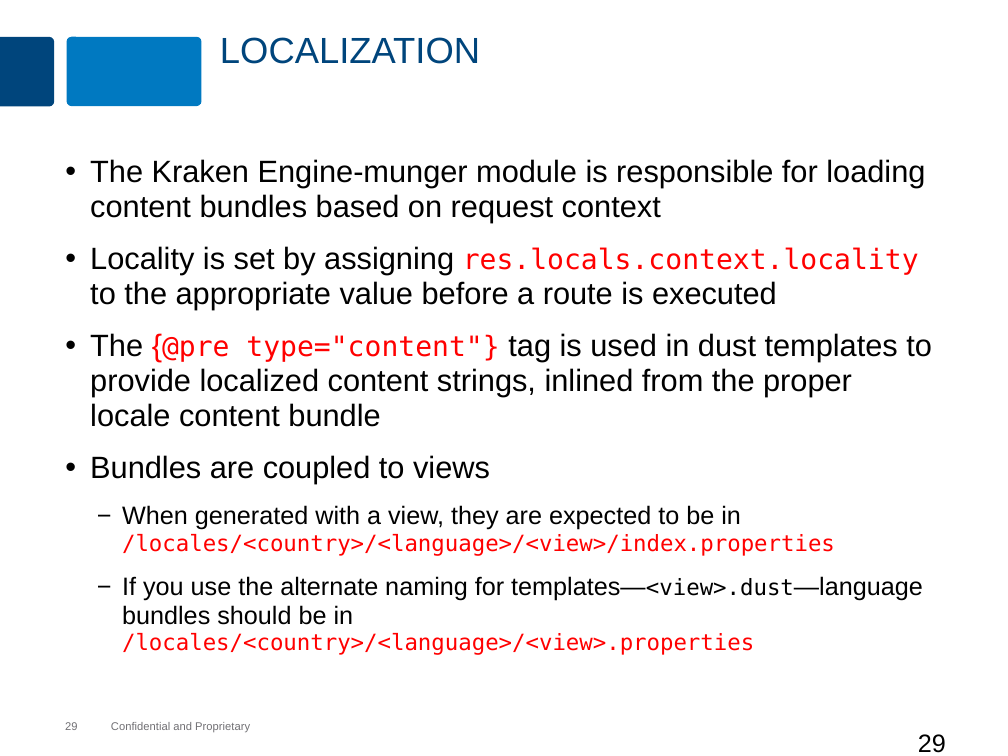
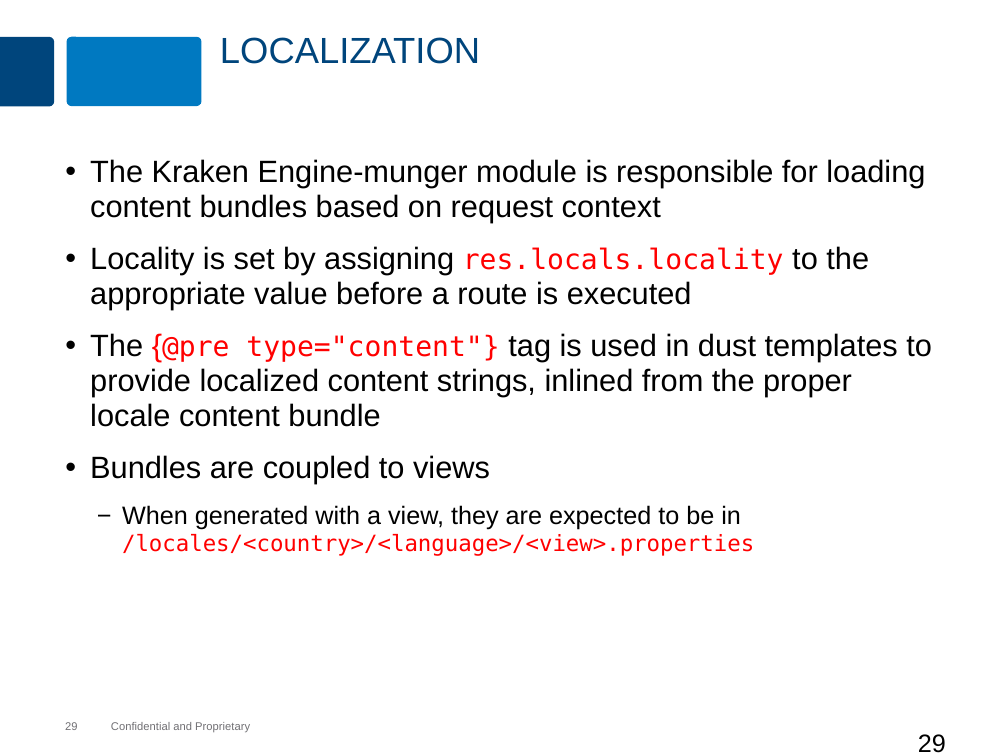
Before and after one commit to MaxMillington/nodePractice, a slide deck: slide 29 of node/lesson-80-kraken/kraken.pptx. Drawn at 1008x756 pixels with LibreOffice and Linux fonts; fonts in the diff are those of the drawing; background and template pictures are left out. Boxes give left, top, right and bottom in pixels: in the first picture for what was removed or moved away, otherwise in the second. Text is boxed around its words. In the diff, an @@ line names an element or a change of style, - is before the commit and + after.

Commit message:
Added changes for language

```diff
--- a/node/lesson-80-kraken/kraken.pptx
+++ b/node/lesson-80-kraken/kraken.pptx
@@ text at [90,246,869,309]: text changed @@
-• Locality is set by assigning res.locals.context.locality to the appropriate value before a route is executed
+• Locality is set by assigning res.locals.locality to the appropriate value before a route is executed
@@ text at [122,505,754,556]: text changed; text colour #000000 to #FF0000 @@
-  − When generated with a view, they are expected to be in /locales/<country>/<language>/<view>/index.properties
-  − If you use the alternate naming for templates—<view>.dust—language bundles should be in /locales/<country>/<language>/<view>.properties
+  − When generated with a view, they are expected to be in /locales/<country>/<language>/<view>.properties
```
Also in this commit, not shown: 6 other slides changed, 11 other files.
